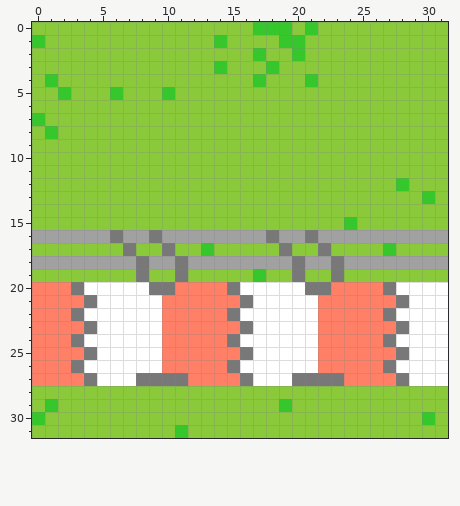
File history of a pixel-art sprite, res/imgs/tiles/barrier_top.png. The picture above is the old version.
The file is 128x128 pixels, drawn in blocks of 4x4; one block is one cell here.
The result:
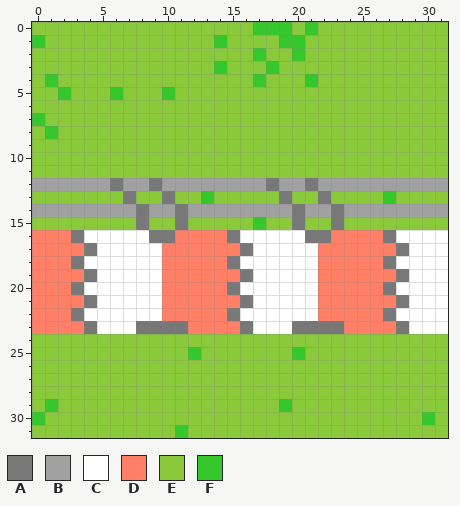
Palette (. is transparent): A #787878  B #a1a1a1  C #ffffff  D #ff8066  E #89c93a  F #36c72c
Commit message: -major graphical improvements -addition of barrier objects -experimentation with sand
Change:
Colour A replaces colour B in row 16 at x 3, 10, 15, 22 and 27; in row 18 at x 3, 15 and 27.
Colour A replaces colour C in row 23 at x 8 to 9 and 20 to 21.
Colour A replaces colour D in row 23 at x 10 to 11 and 22 to 23.
Colour A replaces colour E in row 12 at x 6, 9, 18 and 21; in row 13 at x 7, 10, 19 and 22; in rows 14 to 15 at x 8, 11, 20 and 23; in row 17 at x 4, 16 and 28; in row 19 at x 4, 16 and 28.
Colour B replaces colour E in row 12 at x 0 to 5, 7 to 8, 10 to 17, 19 to 20, 22 to 27 and 29 to 31; in row 14 at x 0 to 7, 9 to 10, 12 to 19, 21 to 22 and 24 to 31.
Colour B replaces colour F in row 12 at x 28.
Colour C replaces colour A in row 16 at x 6 and 18; in row 17 at x 7 and 19; in rows 18 to 19 at x 8 and 20; in row 20 at x 9 and 21.
Colour C replaces colour B in row 16 at x 4 to 5, 7 to 8, 16 to 17, 19 to 20 and 28 to 31; in row 18 at x 4 to 7, 9, 16 to 19, 21 and 28 to 31.
Colour C replaces colour E in row 17 at x 5 to 6, 8 to 9, 17 to 18, 20 to 21 and 29 to 31; in row 19 at x 5 to 7, 9, 18 to 19, 21 and 29 to 31.
Colour C replaces colour F in row 19 at x 17.
Colour D replaces colour A in row 17 at x 10 and 22; in rows 18 to 19 at x 11 and 23; in row 20 at x 10 and 22.
Colour D replaces colour B in row 16 at x 0 to 2, 11 to 14 and 23 to 26; in row 18 at x 0 to 2, 10, 12 to 14, 22 and 24 to 26.
Colour D replaces colour E in row 17 at x 0 to 3, 11 to 12, 14 to 15 and 23 to 26; in row 19 at x 0 to 3, 10, 12 to 15, 22 and 24 to 27.
Colour D replaces colour F in row 17 at x 13 and 27.
Colour E replaces colour A in row 24 at x 3, 15 and 27; in row 25 at x 4, 16 and 28; in row 26 at x 3, 15 and 27; in row 27 at x 4, 8 to 11, 16, 20 to 23 and 28.
Colour E replaces colour C in row 24 at x 4 to 9, 16 to 21 and 28 to 31; in row 25 at x 5 to 9, 17 to 19, 21 and 29 to 31; in row 26 at x 4 to 9, 16 to 21 and 28 to 31; in row 27 at x 5 to 7, 17 to 19 and 29 to 31.
Colour E replaces colour D in row 24 at x 0 to 2, 10 to 14 and 22 to 26; in row 25 at x 0 to 3, 10 to 11, 13 to 15 and 22 to 27; in row 26 at x 0 to 2, 10 to 14 and 22 to 26; in row 27 at x 0 to 3, 12 to 15 and 24 to 27.
Colour E replaces colour F in row 13 at x 30; in row 15 at x 24.
Colour F replaces colour C in row 25 at x 20.
Colour F replaces colour D in row 25 at x 12.
Colour F replaces colour E in row 13 at x 13 and 27; in row 15 at x 17.
